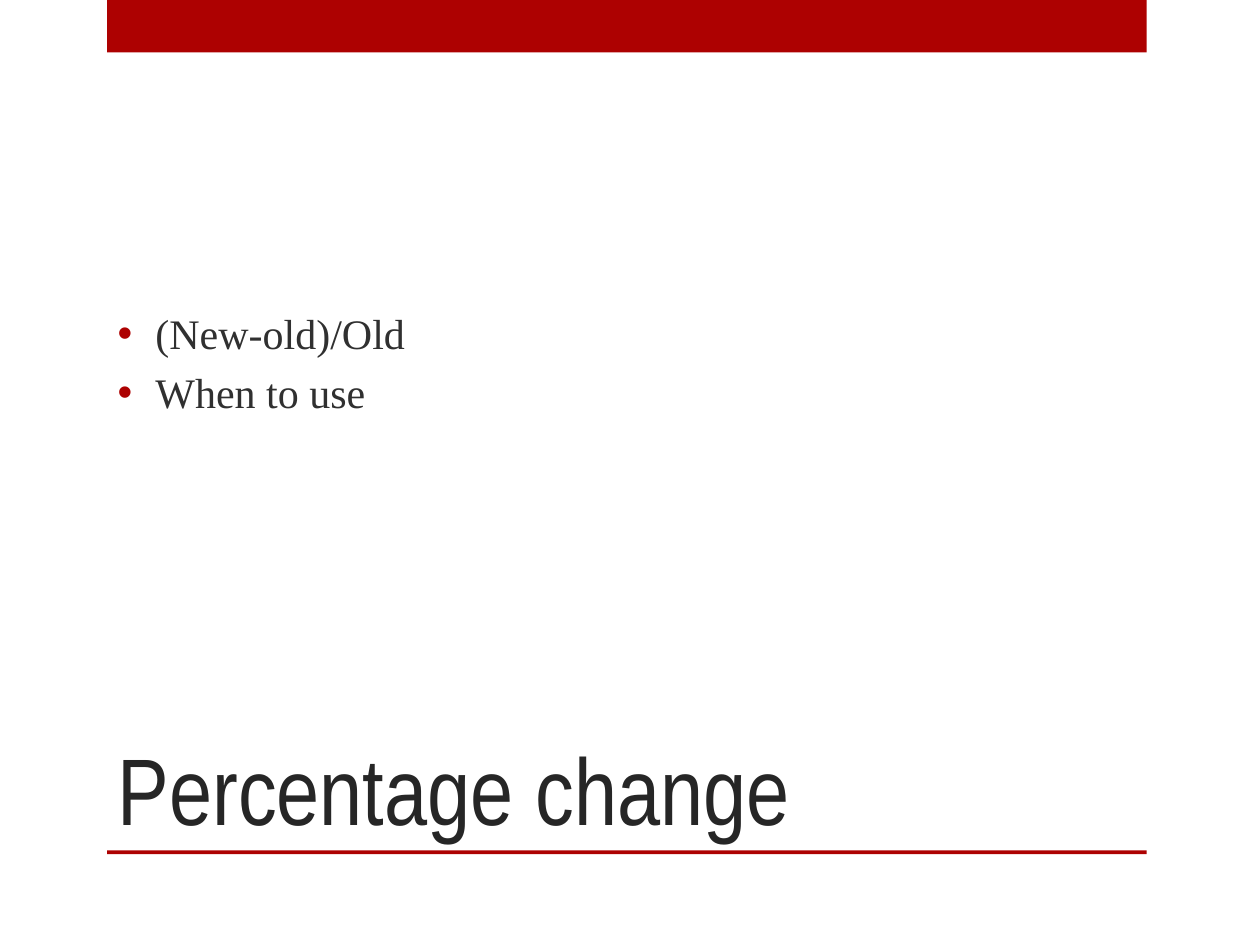
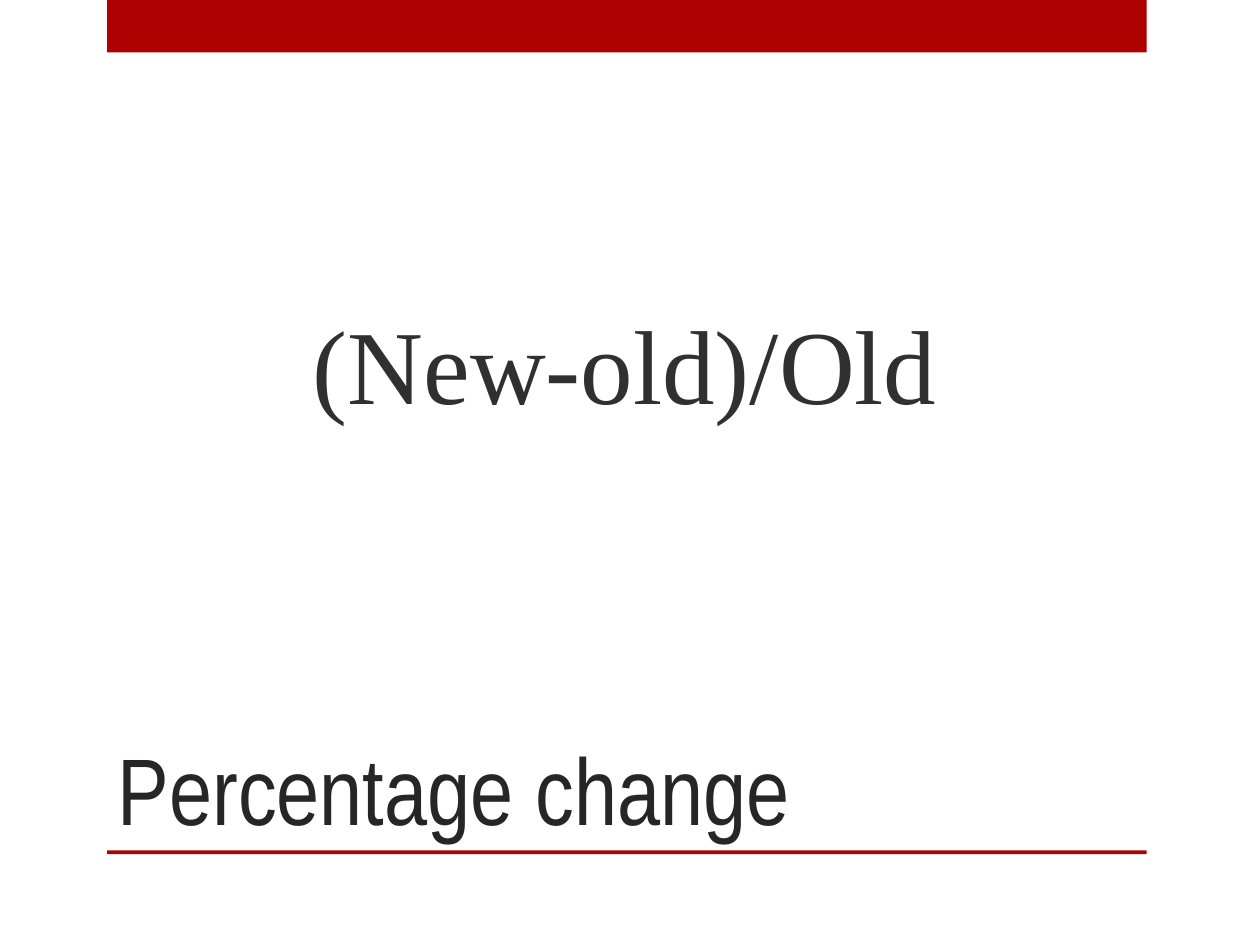
Before and after one commit to mjwebster/DataJ, a slide deck: slide 19 of Other/NumeracyStrib2015.pptx. Drawn at 1260x945 pixels with LibreOffice and Linux fonts; fonts in the diff are those of the drawing; background and template pictures are left out. Boxes give left, top, right and bottom in pixels: in the first picture for what was removed or moved away, otherwise in the second. Text is boxed around its words. In the diff, an @@ line names an element or a change of style, - is before the commit and + after.

```diff
--- a/Other/NumeracyStrib2015.pptx
+++ b/Other/NumeracyStrib2015.pptx
@@ text "(New-old)/Old" at <box>313,331,937,424</box>: size 24 to 60 pt; alignment left to centre; bullet • to none; more space between paragraphs @@
@@ text at <box>155,379,365,409</box>: paragraph removed @@
-• When to use
```
Also in this commit, not shown: 37 other slides changed, 14 slides added, 8 slides removed, 6 other files.
